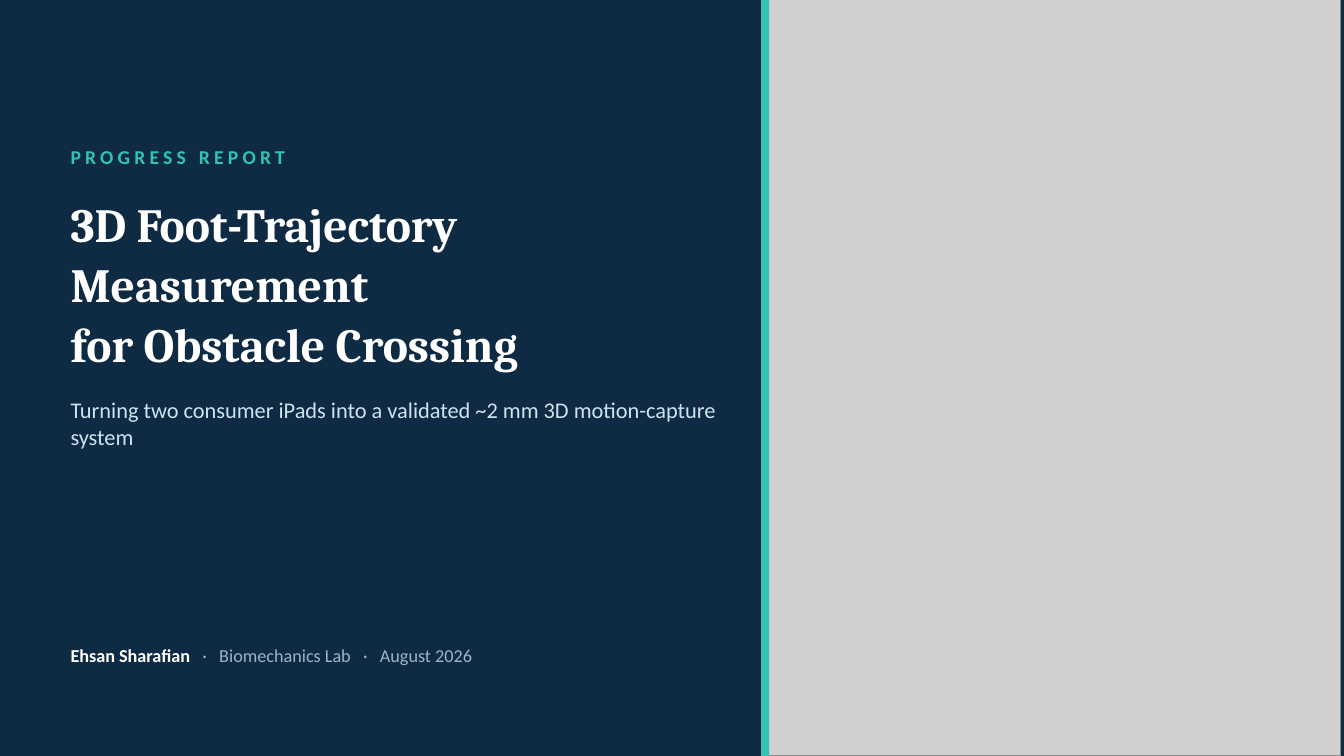
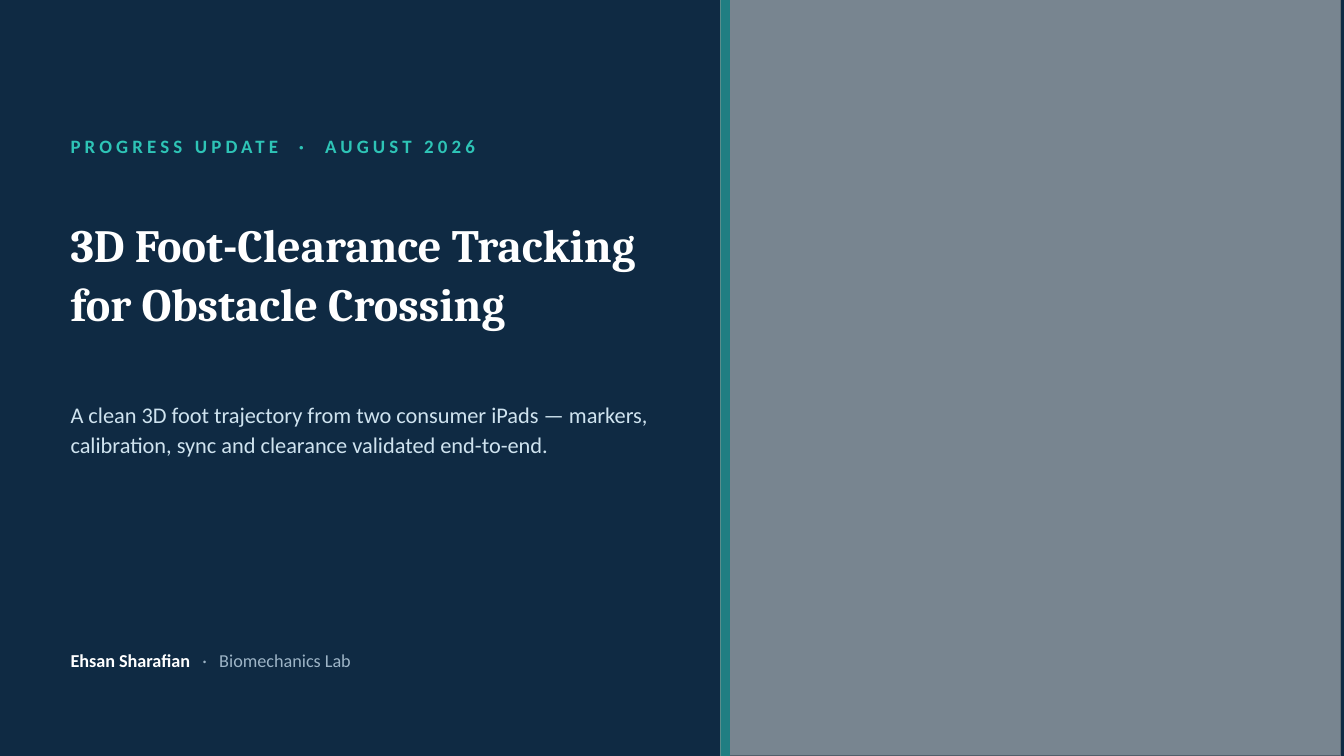
Before and after one commit to ehsansharafianm/obstacle-crossing-computer-vision, a slide deck: slide 1 of slides/obstacle_crossing_update.pptx. Drawn at 1344x756 pixels with LibreOffice and Linux fonts; fonts in the diff are those of the drawing; grey boxes stand for pictures. Boxes give left, top, right and bottom in pixels: in the first picture for what was removed or moved away, otherwise in the second. Text is boxed around its words. In the diff, an @@ line names an element or a change of style, - is before the commit and + after.

```diff
--- a/slides/obstacle_crossing_update.pptx
+++ b/slides/obstacle_crossing_update.pptx
@@ picture: place and size @@
-picture at (761,0,1341,756)
+picture at (721,0,1341,756)
@@ rectangle: place and size @@
-rectangle at (761,0,769,756)
+rectangle at (721,0,730,756)
@@ rectangle added at (721,0,1341,756), fill #0F2A43 at 45% opacity @@
@@ text at (325,140,475,153): text changed; size 14 to 13.5 pt @@
-PROGRESS REPORT
+PROGRESS UPDATE · AUGUST 2026
@@ text "3D Foot-Clearance Tracking": place and size @@
-text "3D Foot-Clearance Tracking" at (71,209,518,373)
+text "3D Foot-Clearance Tracking" at (71,230,635,331)
@@ text at (71,230,635,272): text changed; size 34 to 33 pt @@
-3D Foot-Trajectory Measurement
+3D Foot-Clearance Tracking
@@ text at (71,288,505,331): size 34 to 33 pt in "for Obstacle Crossing" @@
@@ text at (71,407,648,457): text changed @@
-Turning two consumer iPads into a validated ~2 mm 3D motion-capture system
+A clean 3D foot trajectory from two consumer iPads — markers, calibration, sync and clearance validated end-to-end.
@@ text at (71,654,351,667): text changed @@
-Ehsan Sharafian · Biomechanics Lab · August 2026
+Ehsan Sharafian · Biomechanics Lab
```
Also in this commit, not shown: 5 slides added, 5 slides removed, 14 other files.
